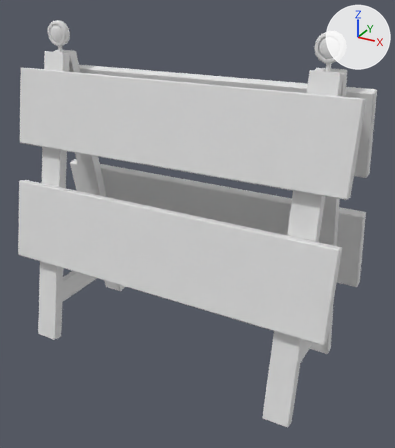
Two versions of the FBX model Assets/Models/RoadProps/Short barrier.fbx, one commit apart.
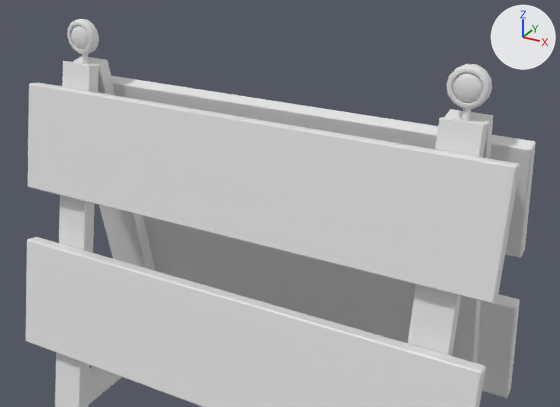
Old and new are each drawn whole from a 50 mm camera at (0.758, -1.272, 1.072) aimed at (0.057, 0.003, 0.434) and again close up from a 50 mm camera at (0.715, -1.195, 1.264) aimed at (0.015, 0.078, 0.628). Every picture has the same lights, and +X, +Y and +Z are marked at upper right. Where no turn or scale is listed for an object, it has been applied to the vertices.

Objects in the first close-up: 'Short barrier'.
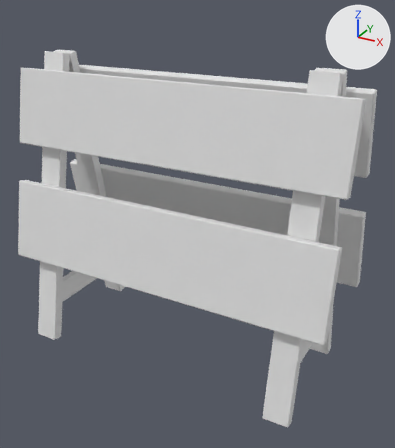
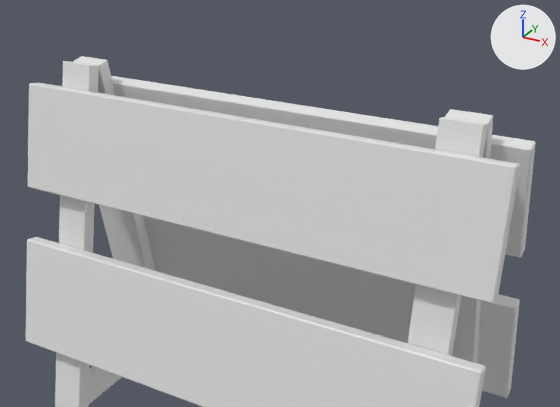
Where the newer file only moved an object's origin or applied its transform, the numbers keep the older frame.

Changed parts and their boxes [x1, y1, x2, y2] in the close-ups (560 x 407 px):
'Short barrier', reshaped: before [26, 19, 536, 407]; after [26, 56, 536, 407]
part 1 of me_cube_011, deleted: before [67, 19, 99, 54]
part 2 of me_cube_011, deleted: before [446, 64, 492, 109]
part 3 of me_cube_011, deleted: before [462, 108, 471, 121]
part 4 of me_cube_011, deleted: before [82, 54, 89, 64]

The change in detail:
me_cube_011 is used by ob_short_barrier; location (0.0, 0.0, 0.0).
me_cube_011 had 896 vertices, 872 faces and spanned x -0.5..0.5, y -0.197..0.197, z 0.005..0.975.
me_cube_011 now has 252 vertices, 276 faces and spans x -0.5..0.5, y -0.197..0.197, z 0.005..0.891.
me_cube_011 part 1: the loose piece of 294 vertices spanning x -0.434..-0.364, y -0.015..0.015, z 0.906..0.975 is deleted.
me_cube_011 part 2: the loose piece of 294 vertices spanning x 0.364..0.434, y -0.015..0.015, z 0.906..0.975 is deleted.
me_cube_011 part 3: the loose piece of 28 vertices spanning x 0.393..0.405, y -0.006..0.006, z 0.852..0.909 is deleted.
me_cube_011 part 4: the loose piece of 28 vertices spanning x -0.405..-0.393, y -0.006..0.006, z 0.852..0.909 is deleted.
me_cube_011 part 5: the surface is now shaded flat.
